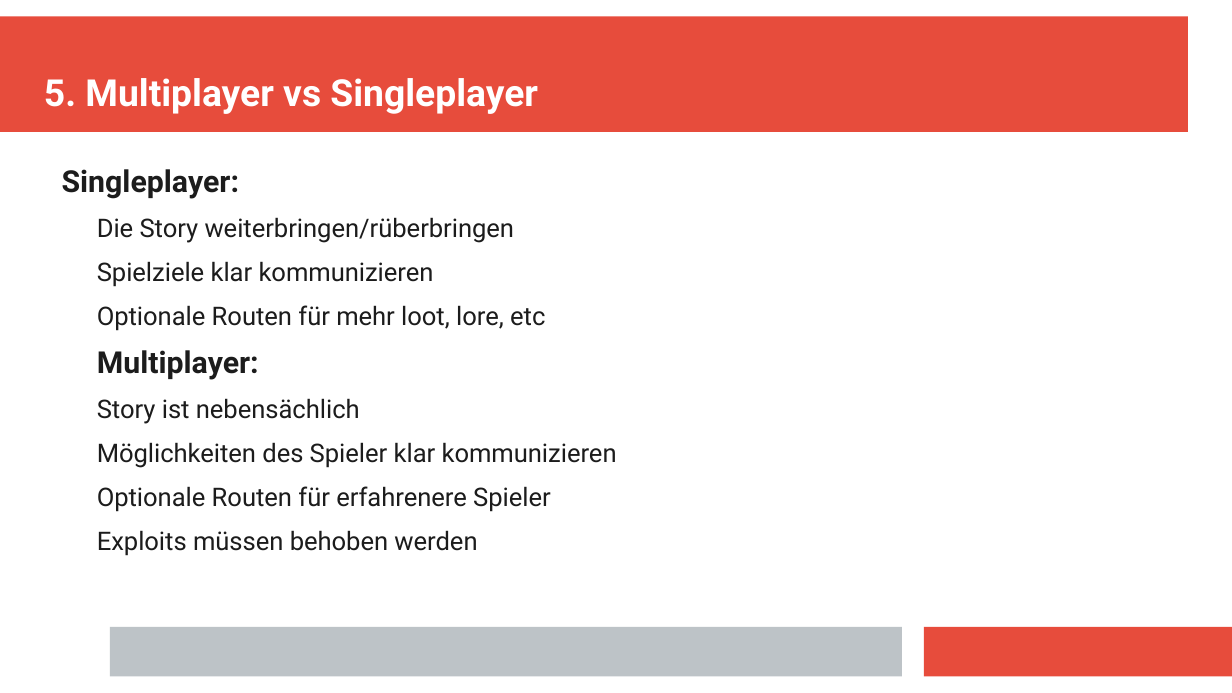
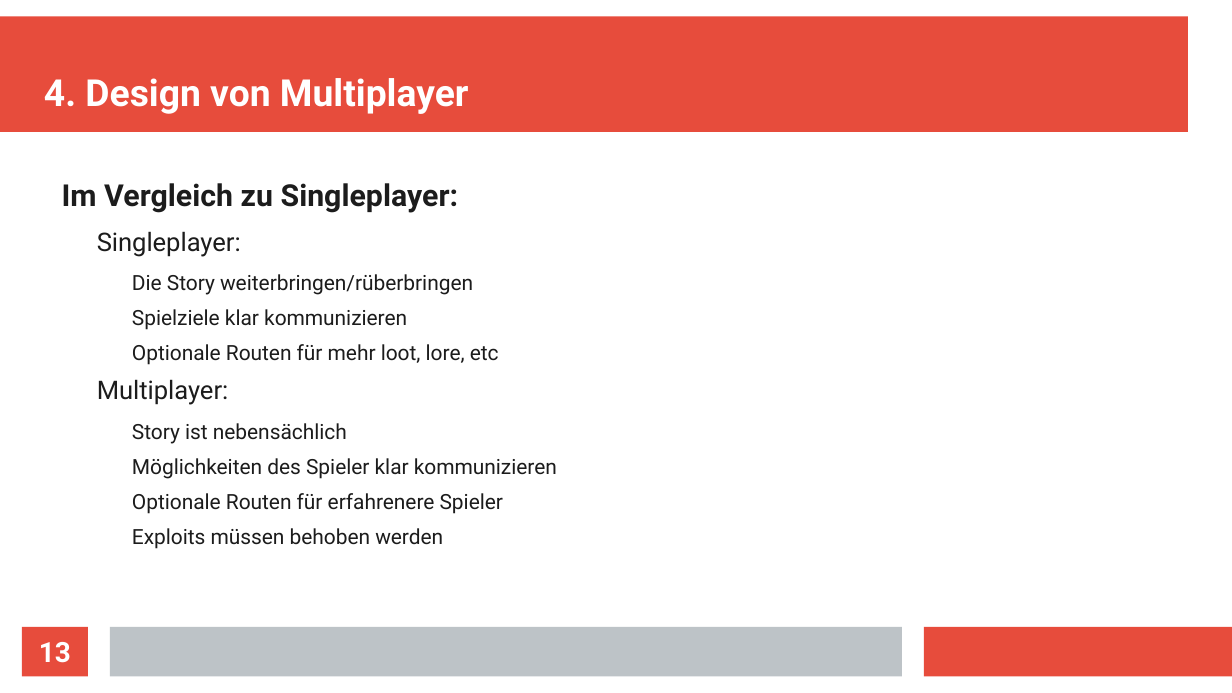
Before and after one commit to Aureumignis/UniStuff, a slide deck: slide 13 of WISE2020/HTiESD/HTiEDS_Praesentation.odp (slide 12 before the commit). Drawn at 1232x693 pixels with LibreOffice and Linux fonts; fonts in the diff are those of the drawing. Boxes give left, top, right and bottom in pixels: in the first picture for what was removed or moved away, otherwise in the second. Text is boxed around its words. In the diff, an @@ line names an element or a change of style, - is before the commit and + after.

```diff
--- a/WISE2020/HTiESD/HTiEDS_Praesentation.odp
+++ b/WISE2020/HTiESD/HTiEDS_Praesentation.odp
@@ title at [44,78,468,114]: text changed @@
-5. Multiplayer vs Singleplayer
+4. Design von Multiplayer
@@ text "Im Vergleich zu Singleplayer:": place and size @@
-text "Im Vergleich zu Singleplayer:" at [62,169,617,556]
+text "Im Vergleich zu Singleplayer:" at [62,183,557,549]
@@ text at [62,183,459,213]: paragraph added @@
+Im Vergleich zu Singleplayer:
@@ text at [97,231,557,549]: size 19.5 to 16.5 pt, bold off in "Singleplayer:", "Multiplayer:"; size 16.5 to 13.5 pt in "Die Story weiterbringen/rüberbringen", "Spielziele klar kommunizieren", "Optionale Routen für mehr loot, lore, etc", "Story ist nebensächlich" and 3 more places; list level 1 to 2 in "Singleplayer:"; list level 2 to 3 in "Die Story weiterbringen/rüberbringen"; list level 2 to 3 in "Spielziele klar kommunizieren"; list level 2 to 3 in "Optionale Routen für mehr loot, ..."; list level 1 to 2 in "Multiplayer:"; list level 2 to 3 in "Story ist nebensächlich"; list level 2 to 3 in "Möglichkeiten des Spieler klar kommunizieren"; list level 2 to 3 in "Optionale Routen für erfahrenere Spieler"; list level 2 to 3 in "Exploits müssen behoben werden" @@
@@ page number added at [22,627,88,676], fill #E74C3C, 18 pt, text #FFFFFF, bold @@
+13
```
Also in this commit, not shown: 14 other slides changed, 2 slides added, 3 slides removed.
